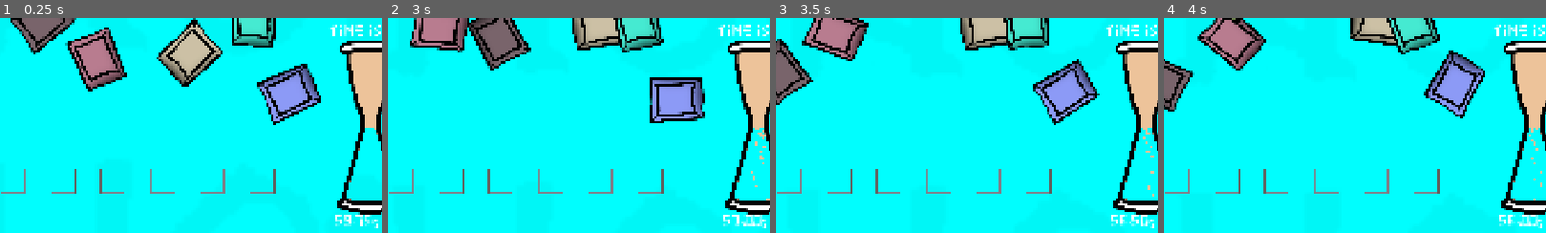
Above: before the commit, frames 1-4 (left to right).
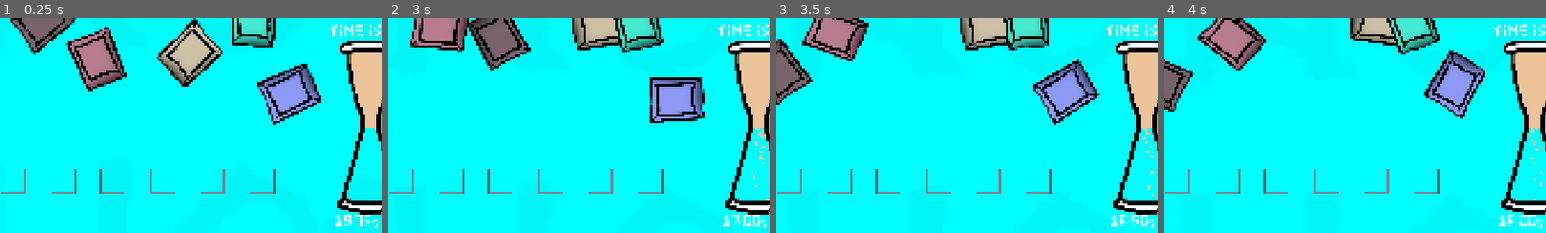
Above: after the commit, the same moments.

Repository: perlindgren/s_word
Game: Godot game, scene res://scenes/main.tscn
The game is run twice, just before and just after one commit, with the same random seed, the same clock (stepped at 60 frames per second) and the same inputs.
Inputs (mouse positions are % of the whole screen's width and height, from its top left):
- Up to frame 1 (0.25 s): no input
- Up to frame 2 (3 s): drag from (51, 36) to (36, 1) at 0.52 s; drag from (67, 71) to (36, 1) at 1.27 s; move the mouse to (56, 55) at 2.02 s; click (56, 55) at 2.17 s; drag from (30, 62) to (72, 39) at 2.77 s
- Up to frame 3 (3.5 s): no input
- Up to frame 4 (4 s): drag from (11, 24) to (0, 39) at 3.52 s
The pictures show only the part of the screen within x 30-80%, y 50-100%; the shares and areas given below are measured in that part.

The runs differ from the first frame. In frame 1, 0.1% of the frame differs, in the area x 87-97%, y 91-97%; in frame 2, 0.3%, in the area x 87-98%, y 91-97%; in frame 3, 0.1%; in frame 4, 0.3%.

Commit message:
sprites and clock wip

Diff:
--- /dev/null
+++ b/scenes/clock.tscn
@@ -0,0 +1,32 @@
+[gd_scene format=3 uid="uid://cbclmpycumvqq"]
+
+[ext_resource type="Script" uid="uid://cpnhe8yykc2kq" path="res://scripts/clock.gd" id="1_er1xc"]
+[ext_resource type="Texture2D" uid="uid://bm2oss6cbdjp2" path="res://assets/sprites/Clock.png" id="2_r7ruc"]
+[ext_resource type="Texture2D" uid="uid://b0xss7r34abxe" path="res://assets/sprites/Hours.png" id="3_ma5gl"]
+[ext_resource type="Texture2D" uid="uid://by0in6j03bpya" path="res://assets/sprites/Minutes.png" id="4_yv4iy"]
+[ext_resource type="Texture2D" uid="uid://txbpkdew53k6" path="res://assets/sprites/Seconds.png" id="5_fbmig"]
+
+[node name="Clock" type="Node2D" unique_id=2000448681]
+script = ExtResource("1_er1xc")
+
+[node name="Clock" type="Sprite2D" parent="." unique_id=293208724]
+position = Vector2(-5, -37)
+texture = ExtResource("2_r7ruc")
+
+[node name="Hours" type="Sprite2D" parent="." unique_id=998724917]
+rotation = 6.2831855
+texture = ExtResource("3_ma5gl")
+centered = false
+offset = Vector2(-80, -330)
+
+[node name="Minutes" type="Sprite2D" parent="." unique_id=330139893]
+rotation = -5.24646
+texture = ExtResource("4_yv4iy")
+centered = false
+offset = Vector2(-30, -330)
+
+[node name="Seconds" type="Sprite2D" parent="." unique_id=690968775]
+rotation = -6.161012
+texture = ExtResource("5_fbmig")
+centered = false
+offset = Vector2(-133, -330)
--- a/scenes/main.tscn
+++ b/scenes/main.tscn
@@ -1,8 +1,8 @@
 [gd_scene format=3 uid="uid://c08ajglgtevpi"]
 
 [ext_resource type="Script" uid="uid://o1jndp3aecxy" path="res://scripts/main.gd" id="1_sugp2"]
-[ext_resource type="Texture2D" uid="uid://uj1uaukpnjsl" path="res://assets/sprites/event_plillowman.png" id="2_0wfyh"]
-[ext_resource type="Texture2D" uid="uid://dgbnmrok7vcl0" path="res://assets/sprites/sWORD.png" id="4_tbgi4"]
+[ext_resource type="Texture2D" uid="uid://uj1uaukpnjsl" path="res://assets/sprites/Plillowman.png" id="2_0wfyh"]
+[ext_resource type="PackedScene" uid="uid://dnjco0b34ec1h" path="res://scenes/parallax_background.tscn" id="3_choun"]
 [ext_resource type="Shader" uid="uid://drx10xq2ldktx" path="res://scripts/hourglass.gdshader" id="4_tefeu"]
 [ext_resource type="Texture2D" uid="uid://dpb7w6nji4ba4" path="res://assets/sprites/hourglass.png" id="5_o6xl0"]
 [ext_resource type="Script" uid="uid://c3tku83g2yeiy" path="res://scripts/hourglass.gd" id="6_o6xl0"]
@@ -50,6 +50,7 @@
 size_flags_vertical = 3
 mouse_filter = 2
 color = Color(0, 0.99607843, 0.99607843, 1)
+metadata/_edit_use_anchors_ = true
 
 [node name="EventPlillowman" type="Sprite2D" parent="." unique_id=90555800]
 texture_filter = 1
@@ -57,17 +58,7 @@
 scale = Vector2(10, 10)
 texture = ExtResource("2_0wfyh")
 
-[node name="Parallax2D" type="Parallax2D" parent="." unique_id=957808005]
-z_index = -1
-repeat_size = Vector2(2450, 800)
-autoscroll = Vector2(30, 20)
-repeat_times = 3
-ignore_camera_scroll = true
-
-[node name="Sprite2D" type="Sprite2D" parent="Parallax2D" unique_id=585113408]
-scale = Vector2(10, 10)
-texture = ExtResource("4_tbgi4")
-centered = false
+[node name="Parallax2D" parent="." unique_id=599452884 instance=ExtResource("3_choun")]
 
 [node name="Hourglass" type="Sprite2D" parent="." unique_id=722604717]
 material = SubResource("ShaderMaterial_srqkv")
--- /dev/null
+++ b/scenes/parallax_background.tscn
@@ -0,0 +1,15 @@
+[gd_scene format=3 uid="uid://dnjco0b34ec1h"]
+
+[ext_resource type="Texture2D" uid="uid://dgbnmrok7vcl0" path="res://assets/sprites/sWORD.png" id="1_m10ct"]
+
+[node name="Parallax2D" type="Parallax2D" unique_id=599452884]
+z_index = -1
+repeat_size = Vector2(2450, 800)
+autoscroll = Vector2(30, 20)
+repeat_times = 3
+ignore_camera_scroll = true
+
+[node name="Sprite2D" type="Sprite2D" parent="." unique_id=541610415]
+scale = Vector2(10, 10)
+texture = ExtResource("1_m10ct")
+centered = false
--- /dev/null
+++ b/scenes/start_menu.gd
@@ -0,0 +1,21 @@
+extends Node2D
+
+@onready var exit_button = $ExitButton
+
+func _on_texture_button_pressed() -> void:
+	print("exit")
+	get_tree().quit()
+
+func _on_exit_button_mouse_entered() -> void:
+	exit_button.modulate = Color.GRAY
+	print("hover exit")
+
+
+func _on_exit_button_mouse_exited() -> void:
+	exit_button.modulate = Color.WHITE
+	print("hover exit")
+
+
+func _on_exit_button_pressed() -> void:
+	print("exit")
+	get_tree().quit()
--- /dev/null
+++ b/scenes/start_menu.tscn
@@ -0,0 +1,215 @@
+[gd_scene format=3 uid="uid://bypnq043dd0e8"]
+
+[ext_resource type="Script" uid="uid://c6phdrts5e4lp" path="res://scenes/start_menu.gd" id="1_fcv5n"]
+[ext_resource type="PackedScene" uid="uid://dnjco0b34ec1h" path="res://scenes/parallax_background.tscn" id="1_ouf4f"]
+[ext_resource type="Texture2D" uid="uid://b27qwpg5gjul6" path="res://assets/sprites/Button.png" id="3_4v6gu"]
+[ext_resource type="FontFile" uid="uid://n74onkhokknh" path="res://assets/fonts/JameGem08_2026-Regular.ttf" id="4_nxjfj"]
+[ext_resource type="Texture2D" uid="uid://cck8ngoc2ae6e" path="res://assets/sprites/ButtonPressed.png" id="5_u4qax"]
+[ext_resource type="Texture2D" uid="uid://dfn6rnas4njwt" path="res://assets/sprites/N65.png" id="6_4v6gu"]
+
+[node name="StartMenu" type="Node2D" unique_id=849056485]
+script = ExtResource("1_fcv5n")
+
+[node name="CanvasLayer" type="CanvasLayer" parent="." unique_id=1247312201]
+layer = -10
+
+[node name="ColorRect" type="ColorRect" parent="CanvasLayer" unique_id=798824956]
+anchors_preset = 15
+anchor_right = 1.0
+anchor_bottom = 1.0
+grow_horizontal = 2
+grow_vertical = 2
+size_flags_horizontal = 3
+size_flags_vertical = 3
+mouse_filter = 2
+color = Color(0, 0.99607843, 0.99607843, 1)
+metadata/_edit_use_anchors_ = true
+
+[node name="Parallax2D" parent="." unique_id=599452884 instance=ExtResource("1_ouf4f")]
+
+[node name="ExitButton" type="Node2D" parent="." unique_id=534354071]
+position = Vector2(1635, 119)
+
+[node name="TextureButton" type="TextureButton" parent="ExitButton" unique_id=1608097343]
+anchors_preset = 8
+anchor_left = 0.5
+anchor_top = 0.5
+anchor_right = 0.5
+anchor_bottom = 0.5
+offset_left = -82.0
+offset_top = -97.5
+offset_right = 82.0
+offset_bottom = 97.5
+grow_horizontal = 2
+grow_vertical = 2
+texture_normal = ExtResource("3_4v6gu")
+texture_pressed = ExtResource("3_4v6gu")
+texture_hover = ExtResource("3_4v6gu")
+texture_disabled = ExtResource("3_4v6gu")
+texture_focused = ExtResource("3_4v6gu")
+metadata/_edit_use_anchors_ = true
+
+[node name="E" type="Label" parent="ExitButton" unique_id=1814847631]
+modulate = Color(0, 0, 0, 1)
+anchors_preset = 8
+anchor_left = 0.5
+anchor_top = 0.5
+anchor_right = 0.5
+anchor_bottom = 0.5
+offset_left = -23.0
+offset_top = -32.5
+offset_right = 23.0
+offset_bottom = 32.5
+grow_horizontal = 2
+grow_vertical = 2
+theme_override_fonts/font = ExtResource("4_nxjfj")
+theme_override_font_sizes/font_size = 96
+text = "E"
+metadata/_edit_use_anchors_ = true
+
+[node name="XIT" type="Label" parent="ExitButton" unique_id=1394376489]
+modulate = Color(0, 0, 0, 1)
+offset_left = 75.0
+offset_top = -44.0
+offset_right = 325.0
+offset_bottom = 84.0
+theme_override_fonts/font = ExtResource("4_nxjfj")
+theme_override_font_sizes/font_size = 96
+text = "XIT"
+
+[node name="StartButton" type="Node2D" parent="." unique_id=822789339]
+position = Vector2(104, 121)
+
+[node name="TextureButton" type="TextureButton" parent="StartButton" unique_id=1859311573]
+anchors_preset = 8
+anchor_left = 0.5
+anchor_top = 0.5
+anchor_right = 0.5
+anchor_bottom = 0.5
+offset_left = -82.0
+offset_top = -97.5
+offset_right = 82.0
+offset_bottom = 97.5
+grow_horizontal = 2
+grow_vertical = 2
+texture_normal = ExtResource("3_4v6gu")
+texture_pressed = ExtResource("5_u4qax")
+texture_hover = ExtResource("3_4v6gu")
+texture_disabled = ExtResource("3_4v6gu")
+texture_focused = ExtResource("3_4v6gu")
+metadata/_edit_use_anchors_ = true
+
+[node name="S" type="Label" parent="StartButton" unique_id=1092607493]
+modulate = Color(0, 0, 0, 1)
+anchors_preset = 8
+anchor_left = 0.5
+anchor_top = 0.5
+anchor_right = 0.5
+anchor_bottom = 0.5
+offset_left = -23.0
+offset_top = -32.5
+offset_right = 23.0
+offset_bottom = 32.5
+grow_horizontal = 2
+grow_vertical = 2
+theme_override_fonts/font = ExtResource("4_nxjfj")
+theme_override_font_sizes/font_size = 96
+text = "S"
+metadata/_edit_use_anchors_ = true
+
+[node name="TART" type="Label" parent="StartButton" unique_id=1423891448]
+modulate = Color(0, 0, 0, 1)
+offset_left = 75.0
+offset_top = -44.0
+offset_right = 325.0
+offset_bottom = 84.0
+theme_override_fonts/font = ExtResource("4_nxjfj")
+theme_override_font_sizes/font_size = 96
+text = "TART"
+
+[node name="ThePen" type="Label" parent="." unique_id=173853343]
+self_modulate = Color(0, 0, 0, 1)
+anchors_preset = 8
+anchor_left = 0.5
+anchor_top = 0.5
+anchor_right = 0.5
+anchor_bottom = 0.5
+offset_left = 355.0
+offset_top = 302.0
+offset_right = 1497.0
+offset_bottom = 367.0
+grow_horizontal = 2
+grow_vertical = 2
+theme_override_fonts/font = ExtResource("4_nxjfj")
+theme_override_font_sizes/font_size = 48
+text = "THE PEN IS MIGHTIER THAN THE"
+metadata/_edit_use_anchors_ = true
+
+[node name="TextureButton" type="TextureButton" parent="ThePen" unique_id=764782771]
+layout_mode = 1
+anchors_preset = -1
+anchor_left = 0.12784588
+anchor_top = 6.0076923
+anchor_right = 0.12784588
+anchor_bottom = 6.0076923
+offset_left = -61.0
+offset_top = -216.5
+offset_right = 103.0
+offset_bottom = -21.5
+grow_horizontal = 2
+grow_vertical = 2
+texture_normal = ExtResource("3_4v6gu")
+texture_pressed = ExtResource("5_u4qax")
+texture_hover = ExtResource("3_4v6gu")
+texture_disabled = ExtResource("3_4v6gu")
+texture_focused = ExtResource("3_4v6gu")
+
+[node name="S" type="Label" parent="ThePen" unique_id=1555016418]
+modulate = Color(0, 0, 0, 1)
+layout_mode = 1
+anchors_preset = -1
+anchor_left = 0.81567425
+anchor_top = 8.915384
+anchor_right = 0.81567425
+anchor_bottom = 8.915384
+offset_left = -799.5
+offset_top = -357.5
+offset_right = -730.5
+offset_bottom = -261.5
+grow_horizontal = 2
+grow_vertical = 2
+theme_override_fonts/font = ExtResource("4_nxjfj")
+theme_override_font_sizes/font_size = 96
+text = "S"
+
+[node name="WORD" type="Label" parent="ThePen" unique_id=1119210352]
+modulate = Color(0, 0, 0, 1)
+layout_mode = 0
+offset_left = 247.0
+offset_top = 70.0
+offset_right = 1050.0
+offset_bottom = 324.0
+theme_override_fonts/font = ExtResource("4_nxjfj")
+theme_override_font_sizes/font_size = 256
+text = "WORD"
+
+[node name="Time" type="Label" parent="ThePen" unique_id=475123282]
+modulate = Color(0, 0, 0, 1)
+layout_mode = 0
+offset_left = 620.0
+offset_top = 317.0
+offset_right = 1051.0
+offset_bottom = 445.0
+theme_override_fonts/font = ExtResource("4_nxjfj")
+theme_override_font_sizes/font_size = 64
+text = "TIME IS KEY"
+
+[node name="N65" type="Sprite2D" parent="." unique_id=1954579538]
+texture_filter = 2
+position = Vector2(175, 922)
+scale = Vector2(0.08, 0.08)
+texture = ExtResource("6_4v6gu")
+
+[connection signal="mouse_entered" from="ExitButton/TextureButton" to="." method="_on_exit_button_mouse_entered"]
+[connection signal="mouse_exited" from="ExitButton/TextureButton" to="." method="_on_exit_button_mouse_exited"]
+[connection signal="pressed" from="ExitButton/TextureButton" to="." method="_on_exit_button_pressed"]
--- /dev/null
+++ b/scripts/clock.gd
@@ -0,0 +1,22 @@
+extends Node2D
+
+@export_range(0, 60, 1) var s : float = 0.0
+@export_range(0, 60, 1) var m : float = 0.0
+@export_range(0, 24, 1) var h : float = 0.0
+
+@onready var seconds = $Seconds
+@onready var minutes = $Minutes
+@onready var hours = $Hours
+
+func _ready() -> void:
+	print("clock _ready")
+
+func _process(_delta) -> void:
+	seconds.rotation = TAU * (s/60.0 + 0.01)
+	minutes.rotation = TAU * (m/60.0 + s/3600)
+	hours.rotation = TAU * (h/12.0 + m/(12 * 60.0))
+
+func set_seconds(sec: int) -> void:
+	s = sec % 60
+	m = int(sec / 60.0) % 60
+	h = int(sec / 3600.0) % 12
--- a/scripts/hourglass.gd
+++ b/scripts/hourglass.gd
@@ -1,6 +1,6 @@
 extends Sprite2D
 
-@export var time : float = 60
+@export var time : float = 20
 @onready var seconds = $Seconds
 var curr_time : float
 
@@ -16,7 +16,7 @@
 
 	material.set_shader_parameter("ratio", 0.5 - curr_time/(2 * time))
 	seconds.text = str("%*.*f" % [5, 2,curr_time])
-	if curr_time < 10.0 and 10 / curr_time - int(10/curr_time)> 0.5 :
+	if curr_time < 15.0 and 20 / curr_time - int(20/curr_time)> 0.5 :
 		modulate = Color.RED# Color(1 - curr_time * 0.1, 0, 0, 1)
 	else:
 		modulate = Color.WHITE
--- /dev/null
+++ b/test/clock_test.gd
@@ -0,0 +1,12 @@
+extends Node2D
+
+@onready var clock = $Clock
+
+var sec: int = 0
+
+func _ready() -> void:
+	pass
+
+func _process(_delta) -> void:
+	sec += 11
+	clock.set_seconds(sec)
--- /dev/null
+++ b/test/clock_test.tscn
@@ -0,0 +1,12 @@
+[gd_scene format=3 uid="uid://cb7sprlnca6qr"]
+
+[ext_resource type="PackedScene" uid="uid://cbclmpycumvqq" path="res://scenes/clock.tscn" id="1_mvd5b"]
+[ext_resource type="Script" uid="uid://mjokl0b74bcn" path="res://test/clock_test.gd" id="1_puyj0"]
+
+[node name="ClockTest" type="Node2D" unique_id=806820212]
+script = ExtResource("1_puyj0")
+
+[node name="Clock" parent="." unique_id=2000448681 instance=ExtResource("1_mvd5b")]
+position = Vector2(710, 613)
+m = 1.0
+h = 2.0
Binary file added: assets/sprites/ButtonHover.png
Not shown, added: assets/sprites/ButtonHover.png.import
Binary file added: assets/sprites/ButtonPressed.png
Not shown, added: assets/sprites/ButtonPressed.png.import
Binary file added: assets/sprites/Cake.png
Not shown, changed: assets/sprites/Cake.png.import
Binary file added: assets/sprites/CakeSticker.png
Not shown, added: assets/sprites/CakeSticker.png.import
Renamed: assets/sprites/event_cat.png -> assets/sprites/Cat.png
Not shown, added: assets/sprites/Cat.png.import
Binary file added: assets/sprites/CatSticker.png
Not shown, added: assets/sprites/CatSticker.png.import
(and 51 more such lines)
